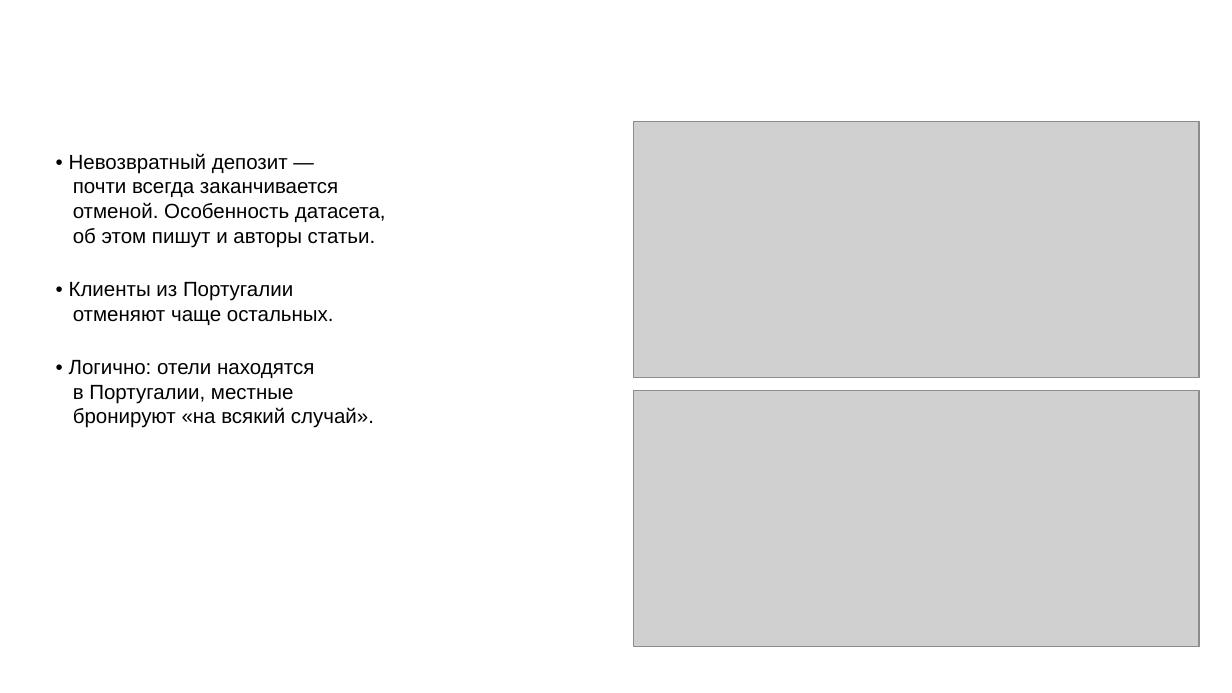
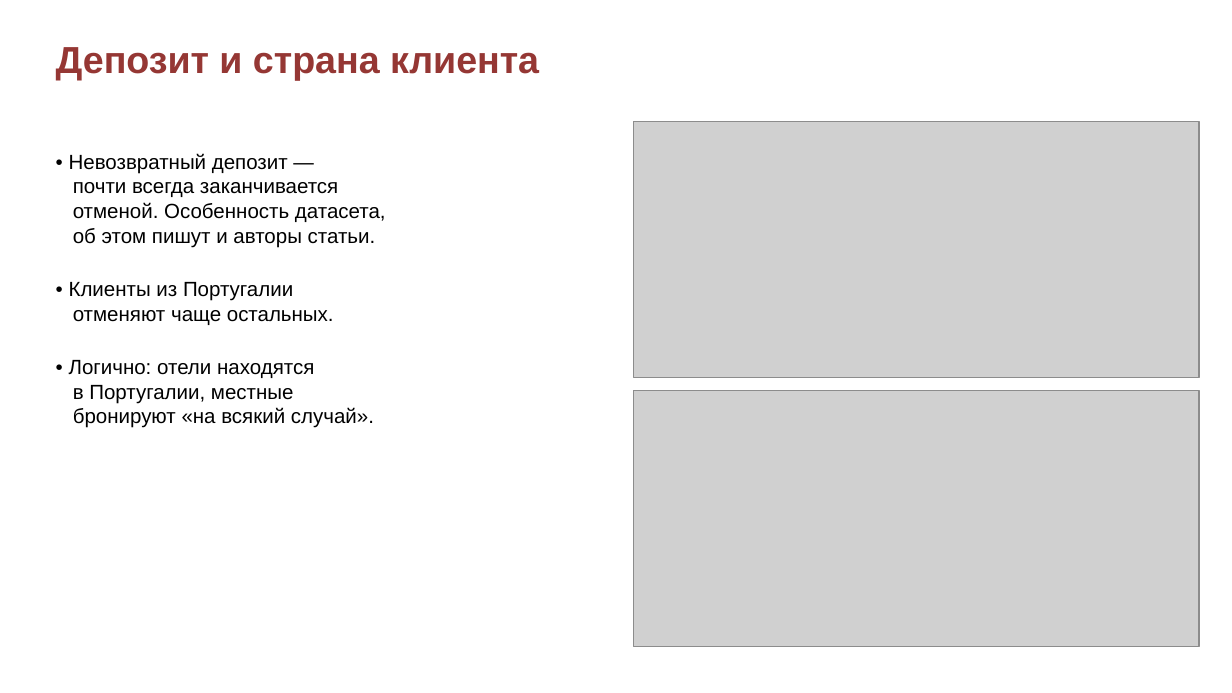
Before and after one commit to vitasha10/spbu2-project-sem2-ai, a slide deck: slide 6 of docs/presentation.pptx. Drawn at 1232x693 pixels with LibreOffice and Linux fonts; fonts in the diff are those of the drawing; grey boxes stand for pictures; background and template pictures are left out. Boxes give left, top, right and bottom in pixels: in the first picture for what was removed or moved away, otherwise in the second. Text is boxed around its words. In the diff, an @@ line names an element or a change of style, - is before the commit and + after.

```diff
--- a/docs/presentation.pptx
+++ b/docs/presentation.pptx
@@ text added at (56, 47, 539, 80), 22 pt, text #953734, bold @@
+Депозит и страна клиента
```
Also in this commit, not shown: 12 other slides changed, 1 other file.
